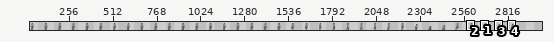
Pixel-art file -- support/player-table-80-80.aseprite. Above: a wide view before the commit, with the close-up outlined.
Close-up. As it was:
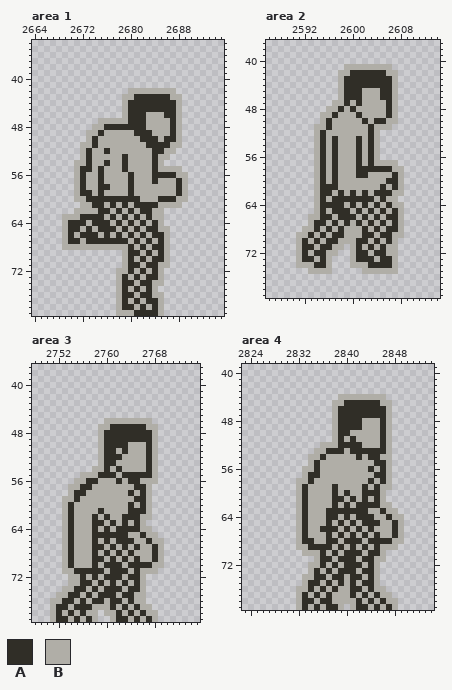
2960x80 pixels, 1 frame. Shown: area 1: x 2664..2695, y 34..79; area 2: x 2586..2614, y 37..79; area 3: x 2748..2775, y 37..79; area 4: x 2823..2854, y 39..79. The old version is drawn lined up with the new one, on the new canvas. The wide view leaves out empty margins. The commit also changed other parts of the picture, which this record leaves out.
Palette (. is transparent): A #302e27  B #b0aea7
Pixels before, area 1, first column x 2669:
42 ...........BBBBBBBB..
43 ..........BBAAAAAABB.
44 ..........BAAAAAAAAB.
45 ..........BAAAAAAAAB.
46 ..........BAAABBBAAB.
47 ......BBBBBAAABBBBAB.
48 .....BBAAAAAAABBBBAB.
49 ....BBABBBBBAAABBBAB.
50 ....BABBBBBBBAAABAAB.
51 ...BBABBBBBBBBAAAABB.
52 ...BABBABBBBBBBAABB..
53 ...BABBBBBABBBBABB...
54 ..BBABBABBABBBBAB....
55 ..BAABABBBABBBBABBBB.
56 ..BABBABBBBABBBAAAABB
57 ..BABBABBBBABBBABBBAB
58 ..BABBAABBBABBBBBBBAB
59 ..BAABABBBBABBBBBBBAB
60 ..BBAAAAAAAAABBBAAABB
61 ...BBAABABABAAAABBBB.
62 ..BBBBAABABABAABB....
63 BBBAAAABABABABABB....
64 BAAABAAABABABABAB....
65 BAABABAAABABABAABB...
66 BABAAABABABABABAAB...
67 BAABAAAAAAABABABAB...
68 BBBBBBBBBBBABABAAB...
69 ..........BAABABAB...
70 ..........BABABAAB...
71 ..........BAABAABB...
72 .........BBABABAB....
73 .........BABABAAB....
74 .........BAABAABB....
75 .........BABABAB.....
76 .........BAABAABB....
77 .........BABABAAB....
78 .........BAABABAB....
79 .........BBBAAAAB....
Pixels before, area 2, first column x 2591:
41 ........BBBBBBBB..
42 .......BBAAAAAABB.
43 .......BAAAAAAAAB.
44 .......BAAAAAAAAB.
45 .......BAAABBBAAB.
46 .......BAAABBBAAB.
47 ......BBABABBBBAB.
48 .....BBABABBBBBAB.
49 ....BBABBBABBBBAB.
50 ....BABBBBBABAABB.
51 ...BBABBBBBBABBB..
52 ...BABBBBBBBAB....
53 ...BABABBBABAB....
54 ...BABABBBABAB....
55 ...BABABBBABAB....
56 ...BABABBBABAB....
57 ...BABABBBABABBBB.
58 ...BABABBBAAAAAABB
59 ...BABABBBAABBBBAB
60 ...BABABBBBBBBBAAB
61 ...BAAABBBBBBBABAB
62 ...BAABABABABAAABB
63 ...BABAAAAAAABABB.
64 ...BAAAABABABABABB
65 ...BABAAABABABABAB
66 ..BBAABAAABABABAAB
67 ..BAABABABABABABAB
68 .BBABABABBBABABAAB
69 BBABABAABBBAABAABB
70 BABABAABBBAABABAB.
71 BAABAABB.BABABABB.
72 BABAABB..BAABAABB.
73 BAABAB...BAAABAAB.
74 BBBAAB...BBBAAAAB.
75 ..BBBB.....BBBBBB.
Pixels before, area 3, first column x 2751:
46 .........BBBBBBBB..
47 ........BBAAAAAABB.
48 ........BAAAAAAAAB.
49 ........BAAAAAAAAB.
50 ........BAAAABBBAB.
51 ........BAABABBBAB.
52 ........BAAABBBBAB.
53 ........BAABBBBBAB.
54 .......BBABABBBBAB.
55 .....BBBAAABAAAAAB.
56 ....BBAABBBABAABBB.
57 ...BBAABBBBBBBAAB..
58 ...BAABBBBBBBABAB..
59 ..BBABBBBBBBBBAAB..
60 ..BABBBBBBBBBABAB..
61 ..BABBBBABBBBAAAB..
62 ..BABBBABABBAAABB..
63 ..BABBBAABABABAB...
64 ..BABBBABABAAAABB..
65 ..BABBBAAAAAABBABB.
66 ..BABBBABABAAABBABB
67 ..BABBBAABABABABBAB
68 ..BABBBABABABABBBAB
69 ..BABBBAABABABABBAB
70 ..BABBBABAAABAAAABB
71 ..BBAAAAABAAABABBB.
72 ...BBABABAAABAAB...
73 ...BBAABABABABAB...
74 ..BBAABABAAABAAB...
75 .BBAABABAAABAABB...
76 BBAABABAABAABABB...
77 BAABAAABBBABABABB..
78 BABABABB.BBABABABB.
79 BAABABAB..BAABABAB.
Pixels before, area 4, first column x 2832:
44 .......BBBBBBBB...
45 ......BBAAAAAABB..
46 ......BAAAAAAAAB..
47 ......BAAAAAAAAB..
48 ......BAAAABBBAB..
49 ......BAAAABBBAB..
50 ......BAABBBBBAB..
51 ......BABABBBBAB..
52 ....BBBAAAABBBAB..
53 ...BBAAABAAAAAAB..
54 ..BBABBBBBABAABB..
55 ..BABBBBBBBBBAAB..
56 .BBABBBBBBBBABAB..
57 .BAABBBBBBBBBAAB..
58 BBABBBBBBBBBABAB..
59 BABBBBABBBBABABB..
60 BABBBBABABBAAAB...
61 BABBBBAABABABAB...
62 BABBBBABABAAAABB..
63 BABBBAAAAAAABBABB.
64 BABBBAABABAAABBABB
65 BABBBABABABAAABBAB
66 BABBAAABABABABBBAB
67 BABBBABABABABABBAB
68 BAABBAABAAABAAAABB
69 BBAAAABABABABABBB.
70 .BBBABABAAABAAB...
71 ...BAABAAABAABB...
72 ..BBABABAAABAB....
73 ..BABABAAABAAB....
74 .BBAABAABAABAB....
75 .BAABABABABAAB....
76 BBABABABBAABABB...
77 BABABABBBABABABB..
78 BAABAABBBBABABABB.
79 BABABAAB.BAABABAB.
The same view after the edit:
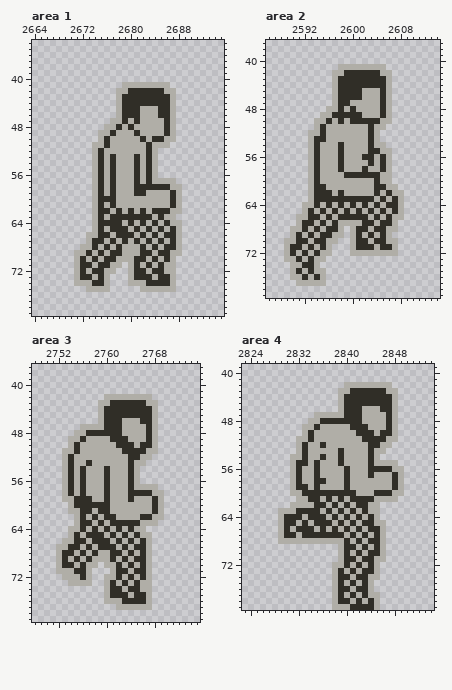
From old to new:
canvas 2960x80 -> 3040x80
Changed rows in their new state; - is an unchanged pixel.
Area 1:
first column x 2669:
41 ----------BBBBBBBB---
42 ---------BBAAAAAA----
43 ---------BAA-------.-
44 ---------BA-------B.-
45 ---------BA--BBB--B.-
46 ---------BA--B--A-B.-
47 ------..--AB-B---AB.-
48 -----..BB-B-BB---AB.-
49 ----..B-A----BB--AB.-
50 ----..-A------B-ABB.-
51 ---..B-A-------BBB..-
52 ---..-AB------AB...--
53 ---..-A-A-B-A-AB..---
54 --...-ABA-B-A-AB.----
55 --...---A-B-A-AB....-
56 --...---A--BA-AB.....
57 --...---A--BA-AB---..
58 --...--BA--BAAAAAA-B.
59 --...---A--BAA----AB.
60 --...B---BBBB---BB--.
61 ---..B----B-BBBB--A--
62 --...---------BAAABB-
63 .....B---A-A-A--ABB--
64 .....B--A--------ABB-
65 .....--B-A-----BA-AB-
66 ....BBA---A-----BAAB-
67 ....B--B-B--------AB-
68 ...--A-A-A-B----BAAB-
69 --BBABABAA-BBA---ABB-
70 --BABABAAB-BA---BAB--
71 --BAABAABB.B---BA-B--
72 --BABAABB..BA---ABB--
73 --BAABAB-..--A-BAAB--
74 --BBBAAB-..B-B-AAAB--
75 ----BBBB-....-B-BBB--
76 ---------........----
77 ---------........----
78 ---------........----
79 ---------........----
Area 2:
first column x 2589:
41 ---------B-------.--
42 --------B-A-----B-.-
43 --------BA-------B.-
44 --------BA-------B.-
45 --------BA-------B.-
46 --------BA-------B.-
47 ---------A--B---AB.-
48 ----------------AB.-
49 ---------AAA----AB.-
50 -----B---A-AA-A-B-.-
51 ------AB---------.--
52 ----B---------------
53 ----BA--B---B-------
54 ----BAB-BA--B---B---
55 ----BAB-BA--B--ABB--
56 ----BAB-BA--BA--AB--
57 ----BAB-BA--B---A-.-
58 ----BAB-BA--B-BB-B..
59 ----BAB-B-AA--AA--..
60 ----BAB-B------A-B..
61 ----BA-BB------A--B.
62 ----BA-----B-B--B---
63 ----BA-A----------AB
64 ---BBAB-B---------A-
65 ---BA----B----------
66 --BBAAB-----A-----B-
67 --BAAB----B-BA---AB.
68 -BBA----AB.-A---ABB.
69 -BA----ABB.-AB---B..
70 BBA---ABB..-----AB--
71 BAAB---B..---A---A--
72 BA----B-.---BB-BB---
73 BBAB--B.---........-
74 -B-AAB..---........-
75 -BABA--.-----......-
76 -BBABAB-------------
77 --BBBBB-------------
Area 3:
first column x 2751:
42 ---------BBBBBBBB--
43 --------BBAAAAAABB-
44 --------BAAAAAAAAB-
45 --------BAAAAAAAAB-
46 --------BAAA---AAB-
47 -----BBB-A--BBBBA--
48 ----BBAAA---BBBB---
49 ---BBABB-B---BBB---
50 ---BABBB-BB--A-A---
51 --BBABBB-BB--AAAB--
52 --BABBBB-BBB-AA-B.-
53 --BABBAB-BB--A--..-
54 --BABAB----B-A-...-
55 --BABA--B-B-B-B...-
56 --BA-ABB-A-B--B...-
57 --BA--B--A---ABB-B-
58 --BAB----A----A-ABB
59 -----AA--A---ABB-AB
60 --.BAAAAAA---B-B-AB
61 --.B-AA--A---BBB-AB
62 --..-A----A-BBBAABB
63 --..-AAB---A-A--BB-
64 --.B-A------B-B-.--
65 --.BA-A--B-B--AB-.-
66 ---BAA--A---B--AB..
67 -B--A-AB-A-----A-..
68 -BA--A---BA----A-..
69 -BABA-ABB------A-..
70 -BA--A-B.BB---B-B..
71 -B----B...B----A-.-
72 --B----..BB---BAB--
73 -----BB..-------B--
74 --.......B------B--
75 -........B-A-BAAB--
76 .........-BBA-AAB--
77 ...........-B-B----
78 ........-.........-
79 ........--........-
Area 4:
first column x 2829:
42 -----------BBBBBBBB--
43 ----------BBAAAAAABB-
44 -----------AAAAAAAAB-
45 ---------.-------AAB-
46 ---------.B---BBB-AB-
47 ------BBB-B---BBBBAB-
48 -----BBAAA-------BAB-
49 ----BBABB-BB--A--BAB-
50 ----BABBB-BB-AAA--AB-
51 ---BBABBB-B-B-AAA--B-
52 ---BABBA--BBBB-AAB---
53 ---BAB--BB--BBB-BB.--
54 --BBA-----A--B--B..--
55 --BAA-----A----ABB-B-
56 --BA-------A----A-ABB
57 --BA-B-----A---ABB-AB
58 --BA-BAA---A---B-B-AB
59 --BA--A--B-A--B-B--AB
60 --B--AAAA-A-A-BB-AABB
61 ----BAA-AB---A-AB-BB-
62 --B-B-AA-------BB..--
63 BBBA-AA--B-B-B---...-
64 BAAABAAAB-----B--....
65 BAA---AA--------B-...
66 BABA-A--B-------A-...
67 BAA--AAA-A--------...
68 BBB-BB--BB--B----B...
69 ---.......BA------..-
70 ----......--B--------
71 ------....B----------
72 -----....B--B--------
73 -----....--B---------
74 ----.....B-AB-AB-----
75 ----.....------B.----
76 ---......BAAB-AB..---
77 ---......-A-----B..--
78 ---......-AA-----...-
79 ---......B-BA--AB...-
